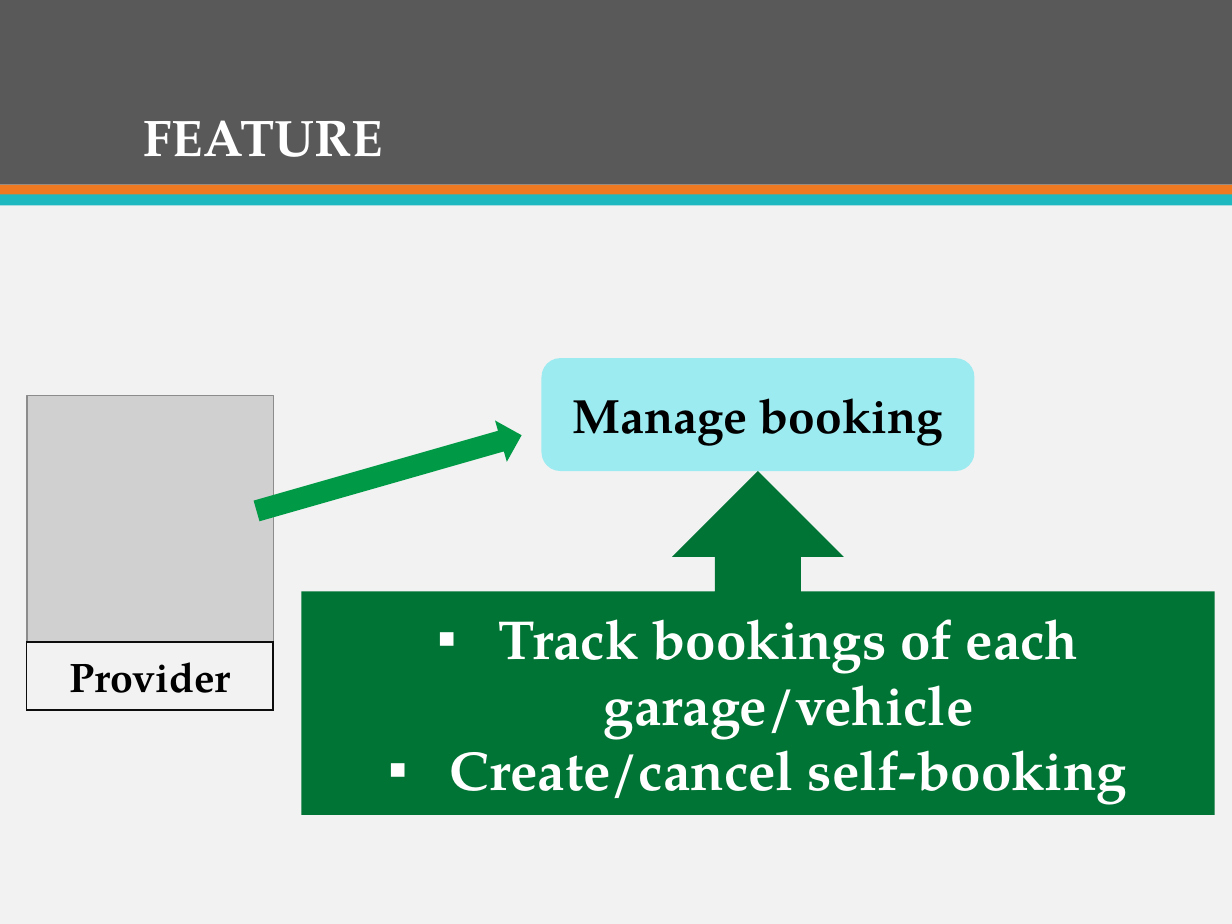
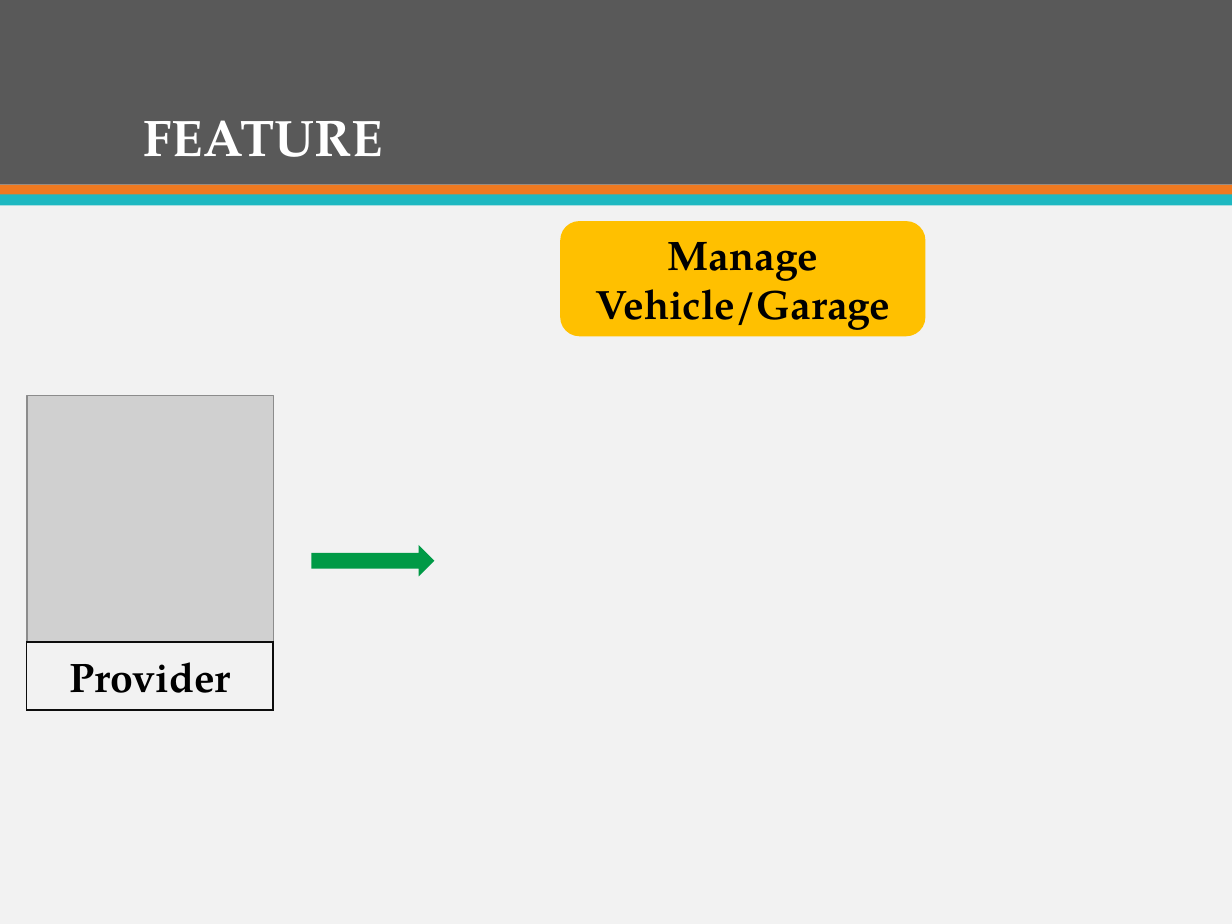
Before and after one commit to firzgard/CarRentalPortal, a slide deck: slide 29 of slide/CAR RENTAL PORTAL-Official.pptx (slide 33 before the commit). Drawn at 1232x924 pixels with LibreOffice and Linux fonts; fonts in the diff are those of the drawing; grey boxes stand for pictures. Boxes give left, top, right and bottom in pixels: in the first picture for what was removed or moved away, otherwise in the second. Text is boxed around its words. In the diff, an @@ line names an element or a change of style, - is before the commit and + after.

```diff
--- a/slide/CAR RENTAL PORTAL-Official.pptx
+++ b/slide/CAR RENTAL PORTAL-Official.pptx
@@ rounded rectangle added at (x1=561, y1=221, x2=925, y2=336), fill #FFC000, 24 pt, text #000000, bold @@
+Manage Vehicle/Garage
@@ rounded rectangle removed at (x1=542, y1=359, x2=975, y2=472) @@
-Manage booking
@@ up arrow callout removed at (x1=302, y1=471, x2=1215, y2=814) @@
-▪ Track bookings of each garage/vehicle
-▪ Create/cancel self-booking
@@ right arrow at (x1=312, y1=545, x2=435, y2=577): rotation 344 to 0 degrees @@
```
Also in this commit, not shown: 6 other slides changed, 5 slides added, 8 slides removed.
